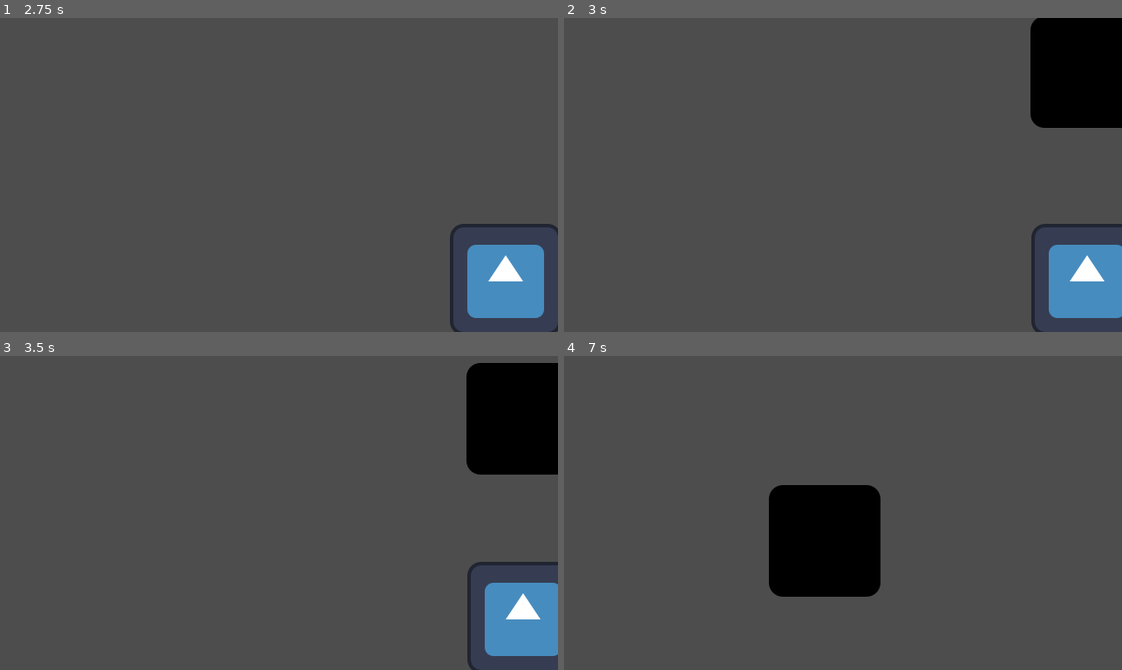
Above: before the commit, frames 1-4 (two rows, left to right).
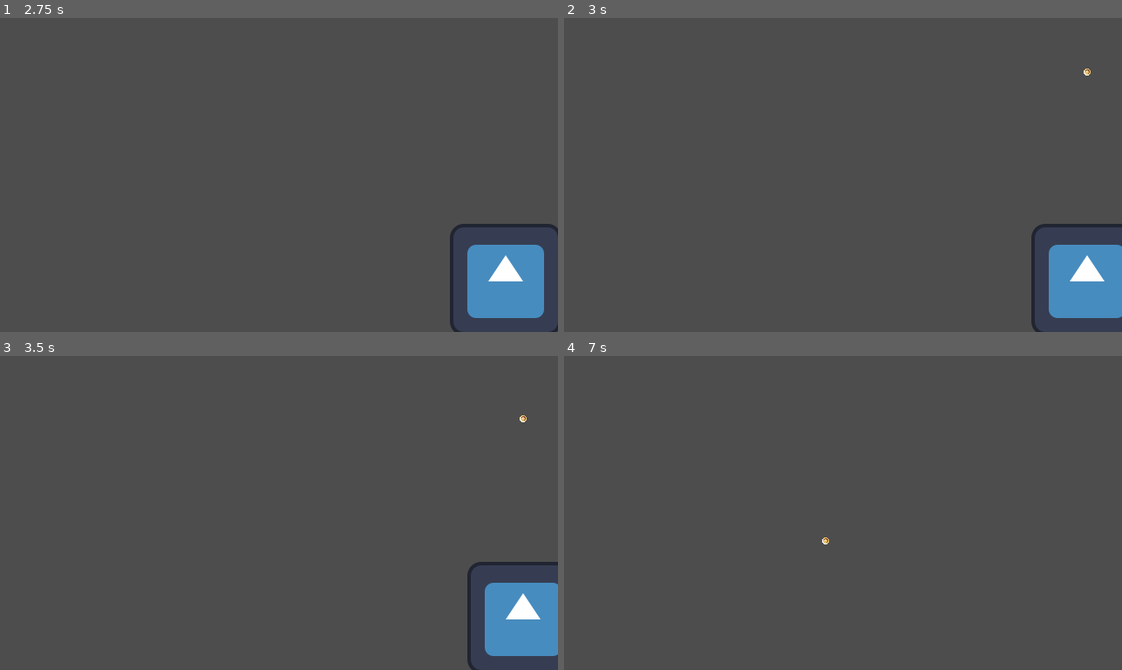
Above: after the commit, the same moments.

Repository: MarcelBlasius/Global-Game-Jam-2026
Game: Godot game, scene res://scenes/player.tscn
Same seed, same stepped clock (60 frames per second), same inputs: the game is played once before the commit and once after it. The engine's default icon, where the game draws it, is replaced by a stand-in: a white triangle on a blue panel in a dark square.
Inputs:
- Up to frame 1 (2.75 s): tap Enter at 0.5 s; hold D (right) 0.53-1.28 s; hold S (down) 1.28-2.03 s; hold D (right) from 2.03 s (still down)
- Up to frame 2 (3 s): release D (right) at 2.78 s; hold Up (shoot up) from 2.78 s (still down)
- Up to frame 3 (3.5 s): keep holding Up (shoot up)
- Up to frame 4 (7 s): release Up (shoot up) at 3.53 s; hold A (left) 3.53-5.03 s; hold S (down) 5.03-5.78 s; tap Space at 5.75 s; hold D (right) 5.78-6.53 s; tap Enter at 6.5 s; hold Up (shoot up) from 6.53 s (still down)

Frame 1 is identical in both runs. In frame 2, 5.7% of the frame differs, in the area x 83-100%, y 0-35%; in frame 3, 5.8%; in frame 4, 7.0%, in the area x 36-57%, y 41-77%.

Commit message:
added bullet animation & sprite

Diff:
--- a/spectra/scenes/bullet.tscn
+++ b/spectra/scenes/bullet.tscn
@@ -1,17 +1,85 @@
 [gd_scene format=3 uid="uid://b1c7qq5v6oah7"]
 
 [ext_resource type="Script" uid="uid://b7w23iqs82lm8" path="res://scripts/bullet.gd" id="1_l5glv"]
-[ext_resource type="Texture2D" uid="uid://bursdnrr6dso4" path="res://icon.svg" id="1_y25gk"]
+[ext_resource type="Texture2D" uid="uid://b663llngg2mc" path="res://ressources/projectile_animation_world_2.png" id="2_l5glv"]
+[ext_resource type="Texture2D" uid="uid://be28w17k10e8s" path="res://ressources/projectile_animation_world_1.png" id="3_eoqba"]
+
+[sub_resource type="CircleShape2D" id="CircleShape2D_l5glv"]
+radius = 6.0
+
+[sub_resource type="AtlasTexture" id="AtlasTexture_qncy5"]
+atlas = ExtResource("2_l5glv")
+region = Rect2(0, 0, 8, 8)
+
+[sub_resource type="AtlasTexture" id="AtlasTexture_tamys"]
+atlas = ExtResource("2_l5glv")
+region = Rect2(8, 0, 8, 8)
+
+[sub_resource type="AtlasTexture" id="AtlasTexture_26lx3"]
+atlas = ExtResource("2_l5glv")
+region = Rect2(16, 0, 8, 8)
+
+[sub_resource type="SpriteFrames" id="SpriteFrames_1cfmv"]
+animations = [{
+"frames": [{
+"duration": 1.0,
+"texture": SubResource("AtlasTexture_qncy5")
+}, {
+"duration": 1.0,
+"texture": SubResource("AtlasTexture_tamys")
+}, {
+"duration": 1.0,
+"texture": SubResource("AtlasTexture_26lx3")
+}],
+"loop": true,
+"name": &"default",
+"speed": 5.0
+}]
+
+[sub_resource type="AtlasTexture" id="AtlasTexture_k76ql"]
+atlas = ExtResource("3_eoqba")
+region = Rect2(0, 0, 8, 8)
+
+[sub_resource type="AtlasTexture" id="AtlasTexture_in4mv"]
+atlas = ExtResource("3_eoqba")
+region = Rect2(8, 0, 8, 8)
+
+[sub_resource type="AtlasTexture" id="AtlasTexture_s437g"]
+atlas = ExtResource("3_eoqba")
+region = Rect2(16, 0, 8, 8)
+
+[sub_resource type="SpriteFrames" id="SpriteFrames_iqq7w"]
+animations = [{
+"frames": [{
+"duration": 1.0,
+"texture": SubResource("AtlasTexture_k76ql")
+}, {
+"duration": 1.0,
+"texture": SubResource("AtlasTexture_in4mv")
+}, {
+"duration": 1.0,
+"texture": SubResource("AtlasTexture_s437g")
+}],
+"loop": true,
+"name": &"default",
+"speed": 5.0
+}]
 
 [node name="Bullet" type="Area2D" unique_id=2130175322]
 script = ExtResource("1_l5glv")
 
-[node name="Sprite2D" type="Sprite2D" parent="." unique_id=916785560]
-modulate = Color(0, 0, 0, 1)
-position = Vector2(-1, 0)
-texture = ExtResource("1_y25gk")
+[node name="CollisionShape2D" type="CollisionShape2D" parent="." unique_id=92474658]
+shape = SubResource("CircleShape2D_l5glv")
 
-[node name="CollisionPolygon2D" type="CollisionPolygon2D" parent="." unique_id=107018591]
-polygon = PackedVector2Array(59.1, -64, -59, -64, -63.8, -59, -64, 61, -60.3, 64, 59.6, 64, 63.9, 59, 64, -61.1)
+[node name="SpriteWorld1" type="AnimatedSprite2D" parent="." unique_id=507211559]
+texture_filter = 1
+sprite_frames = SubResource("SpriteFrames_1cfmv")
+frame_progress = 0.9981774
+
+[node name="SpriteWorld2" type="AnimatedSprite2D" parent="." unique_id=874891572]
+visible = false
+texture_filter = 1
+sprite_frames = SubResource("SpriteFrames_iqq7w")
+frame_progress = 0.55731595
 
 [connection signal="body_entered" from="." to="." method="_on_body_entered"]
Binary file added: spectra/ressources/projectile_animation_world_1.png
Not shown, added: spectra/ressources/projectile_animation_world_1.png.import
Binary file added: spectra/ressources/projectile_animation_world_2.png
Not shown, added: spectra/ressources/projectile_animation_world_2.png.import
